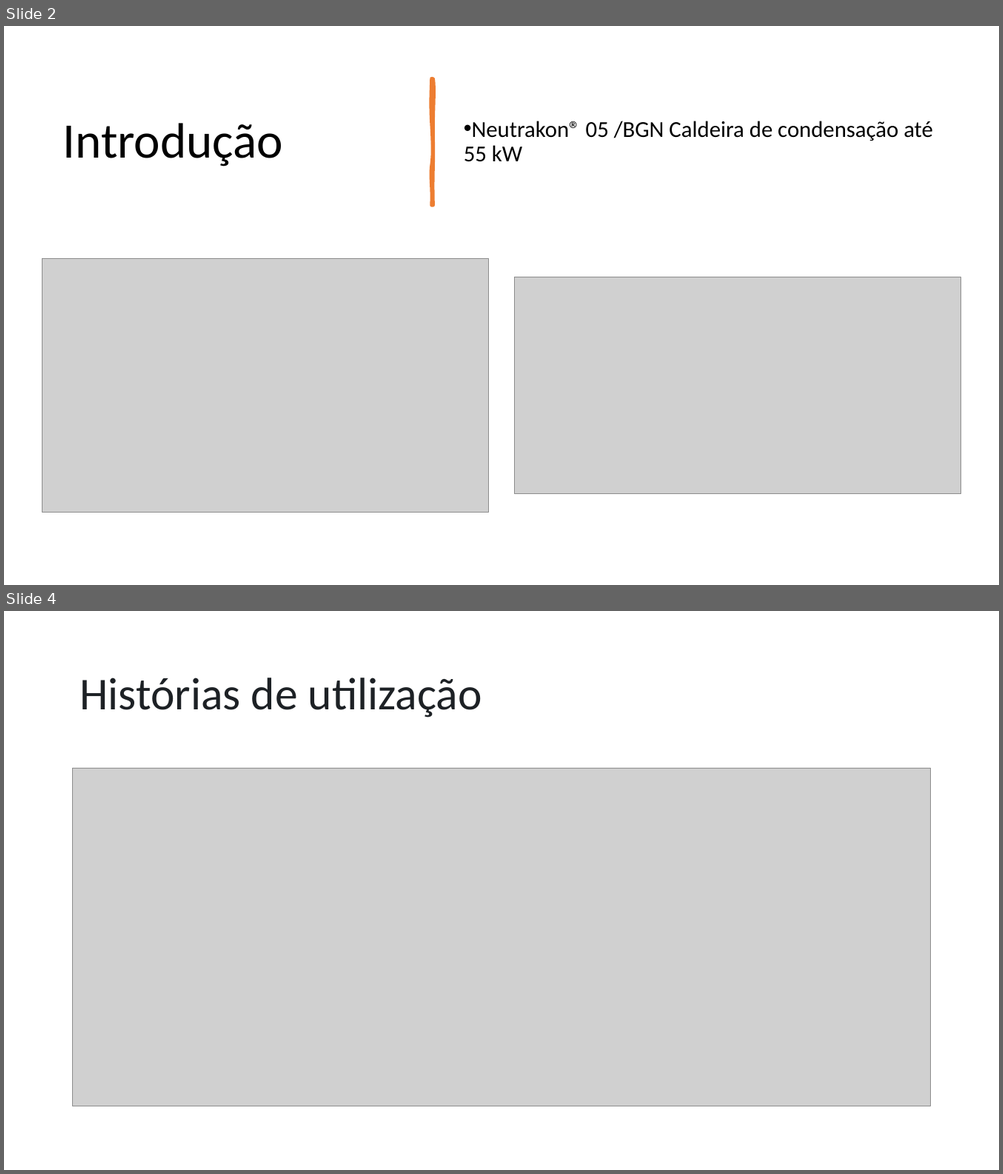
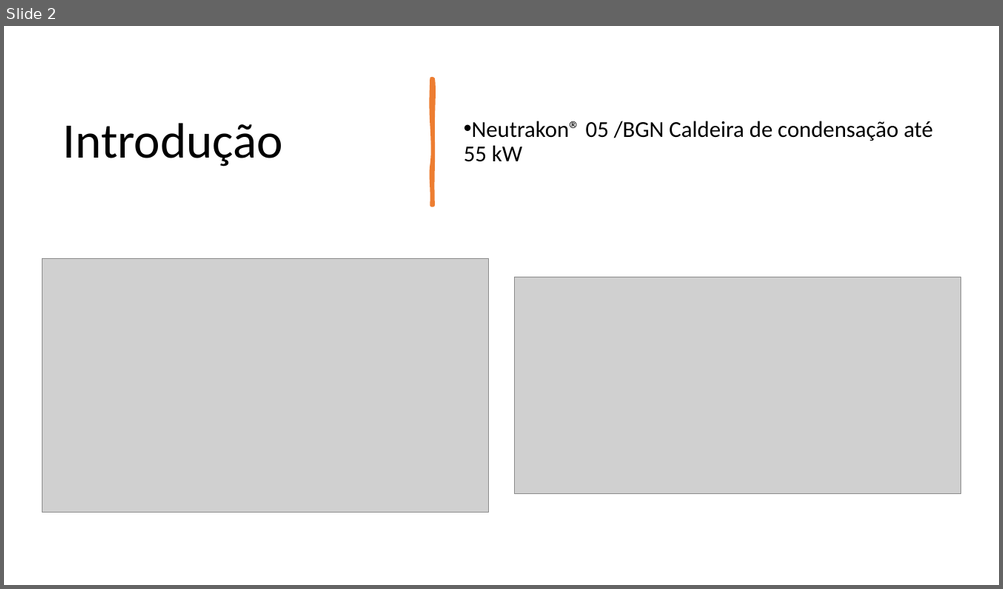
Before and after one commit to MiguelRocha2001/PS-Monitor-IoT-System, a slide deck: Presentation/Development/Development.pptx. Shown one above the other, each under a label of ours: slides 2 and 4 before the commit, slide 2 after it; the slides between them are not shown. The pictures are 1003x1174 and 1003x589 pixels, drawn with LibreOffice and Linux fonts; fonts in the diff are those of the drawing; grey boxes stand for pictures. Boxes give left, top, right and bottom in pixels: in the first picture for what was removed or moved away, otherwise in the second. Text is boxed around its words. In the diff, an @@ line names an element or a change of style, - is before the commit and + after.

```diff
--- a/Presentation/Development/Development.pptx
+++ b/Presentation/Development/Development.pptx
@@ slide 4 removed at bbox=[4, 611, 999, 1170], background #FFFFFF @@
@@ title removed at bbox=[79, 678, 482, 718] @@
-Histórias de utilização
@@ picture removed at bbox=[73, 769, 930, 1106] @@
```
Also in this commit, not shown: 2 slides added, 1 other slide removed, 15 other files.
